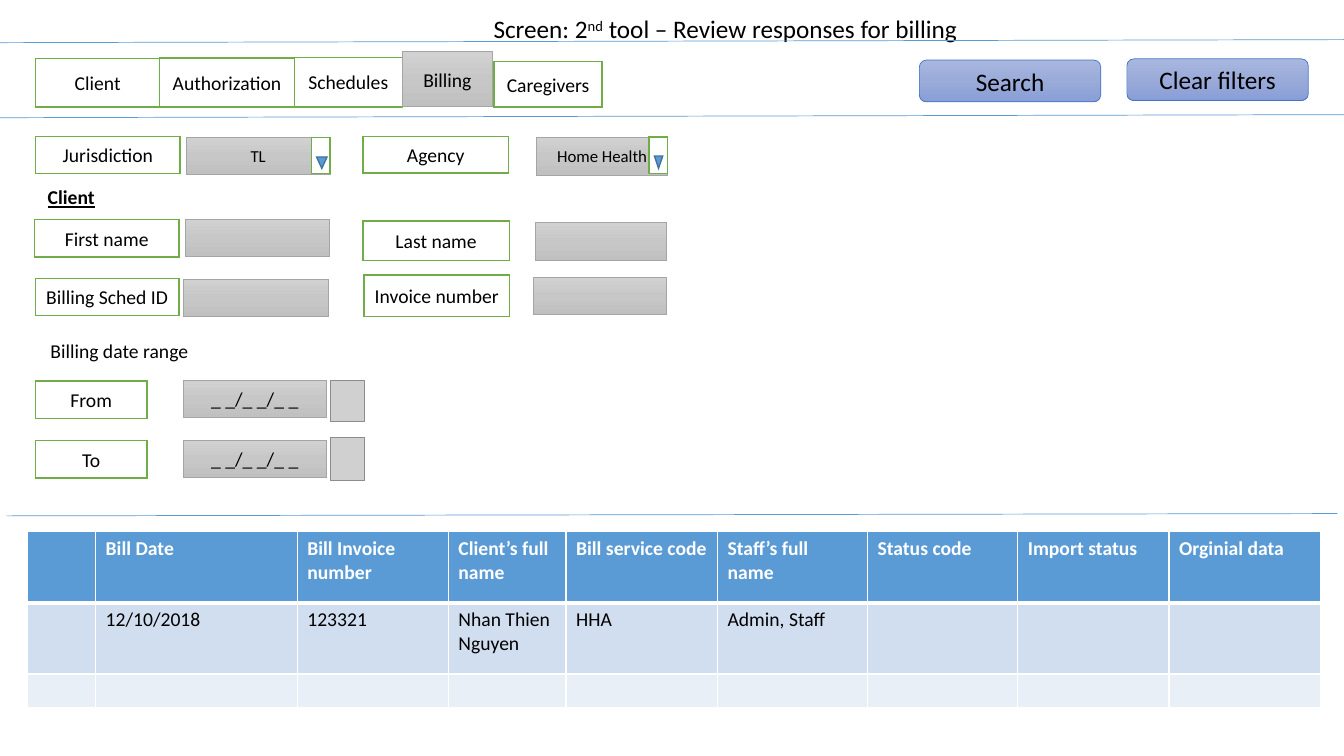
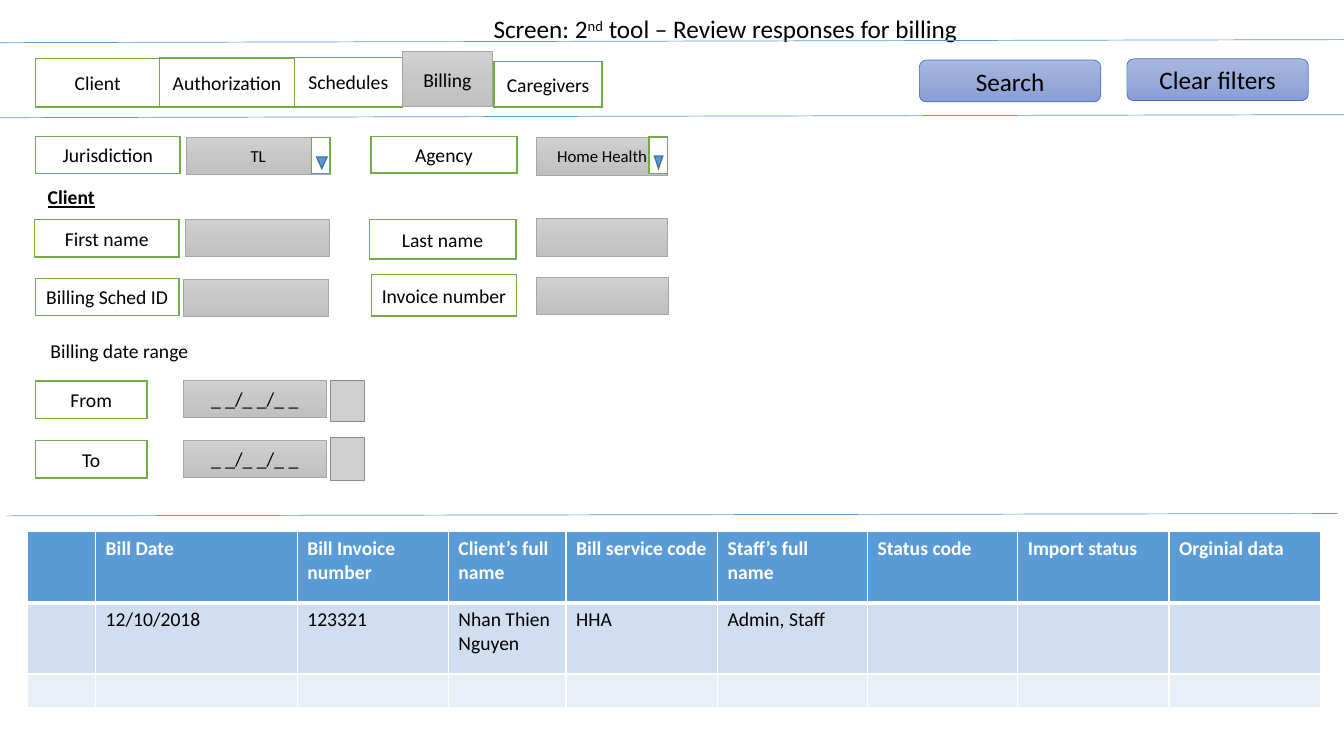
Before and after one commit to thiennhank9/Tool-tier-3, a slide deck: slide 15 of tool_tier3_docs/sreens.pptx. Drawn at 1344x756 pixels with LibreOffice and Linux fonts; fonts in the diff are those of the drawing; grey boxes stand for pictures. Boxes give left, top, right and bottom in pixels: in the first picture for what was removed or moved away, otherwise in the second. Text is boxed around its words. In the diff, an @@ line names an element or a change of style, - is before the commit and + after.

```diff
--- a/tool_tier3_docs/sreens.pptx
+++ b/tool_tier3_docs/sreens.pptx
@@ rectangle "Agency": place and size @@
-rectangle "Agency" at (363, 136, 509, 172)
+rectangle "Agency" at (371, 136, 517, 172)
@@ rectangle "Last name": place and size @@
-rectangle "Last name" at (363, 221, 509, 260)
+rectangle "Last name" at (369, 220, 515, 259)
@@ rectangle: place and size @@
-rectangle at (535, 223, 666, 261)
+rectangle at (537, 219, 668, 257)
@@ rectangle "Invoice number": place and size @@
-rectangle "Invoice number" at (364, 275, 509, 317)
+rectangle "Invoice number" at (371, 275, 516, 317)
```
Also in this commit, not shown: 1 other file.
